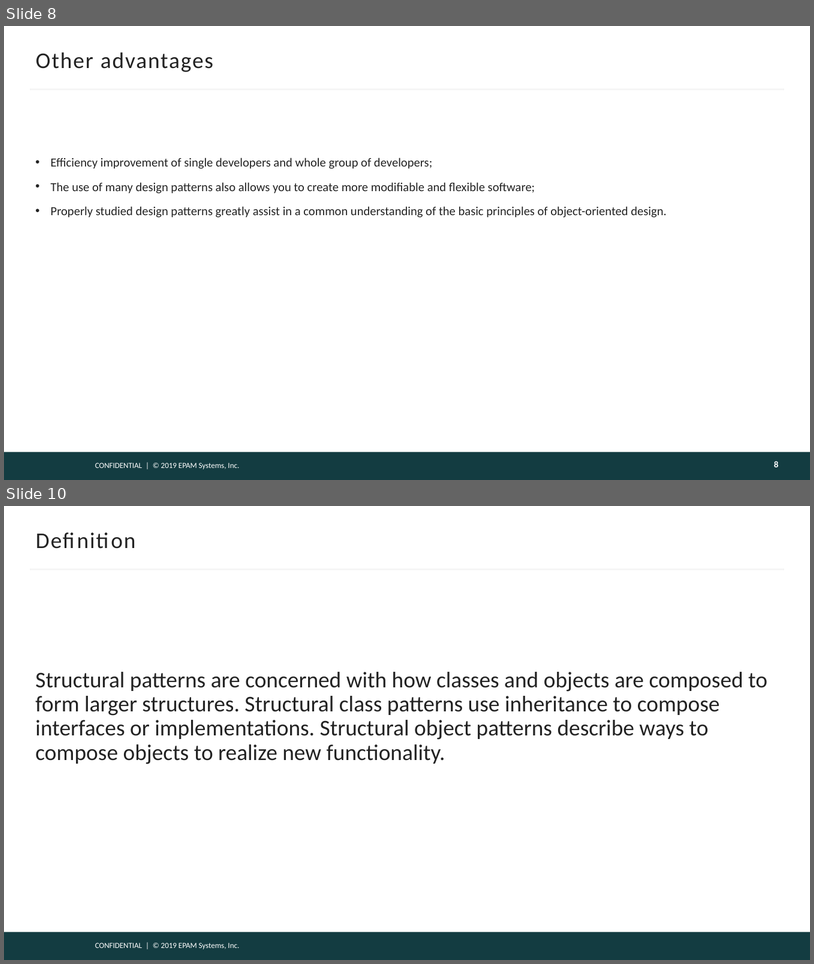
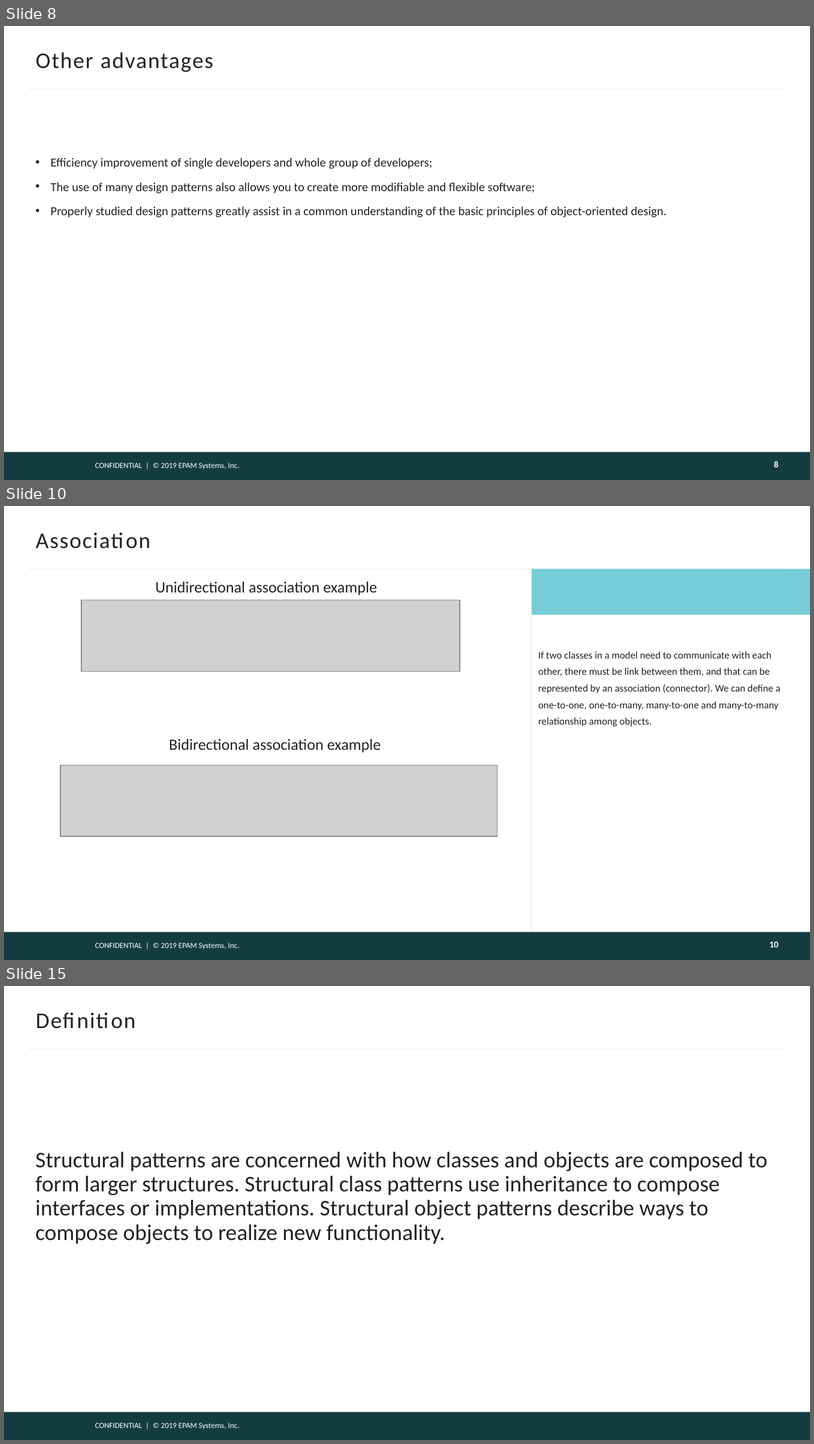
Before and after one commit to DenisPonizovkin/presentations, a slide deck: DesignPatterns.pptx. Shown one above the other, each under a label of ours: slides 8 and 10 before the commit, slides 8, 10 and 15 after it; the slides between them are not shown. The pictures are 814x964 and 814x1444 pixels, drawn with LibreOffice and Linux fonts; fonts in the diff are those of the drawing; grey boxes stand for pictures; background and template pictures are left out. Boxes give left, top, right and bottom in pixels: in the first picture for what was removed or moved away, otherwise in the second. Text is boxed around its words. In the diff, an @@ line names an element or a change of style, - is before the commit and + after.

```diff
--- a/DesignPatterns.pptx
+++ b/DesignPatterns.pptx
@@ slide 10 added at [4, 506, 810, 960], background #FFFFFF; not listed: 3 template elements that a slide beside it also shows @@
@@ title added at [35, 526, 779, 553], 20 pt, text #222222 @@
+Association
@@ line added from (532, 932) to (532, 568), #F5F5F5 1.5 pt @@
@@ rectangle added at [532, 569, 810, 615], fill #76CDD8 @@
@@ text added at [155, 582, 377, 595], 14 pt, text #222222 @@
+Unidirectional association example
@@ picture added at [81, 600, 459, 672] @@
@@ text added at [539, 651, 781, 726], 9 pt, text #222222 @@
+If two classes in a model need to communicate with each other, there must be link between them, and that can be represented by an association (connector). We can define a one-to-one, one-to-many, many-to-one and many-to-many relationship among objects.
@@ text added at [169, 739, 381, 753], 14 pt, text #222222 @@
+Bidirectional association example
@@ picture added at [60, 765, 498, 837] @@
@@ page number added at [770, 941, 779, 947], 8 pt, text #FEFEFE, bold @@
+10
@@ what was slide 10 is now slide 15 @@
```
Also in this commit, not shown: 3 slides changed, 21 other slides added.
